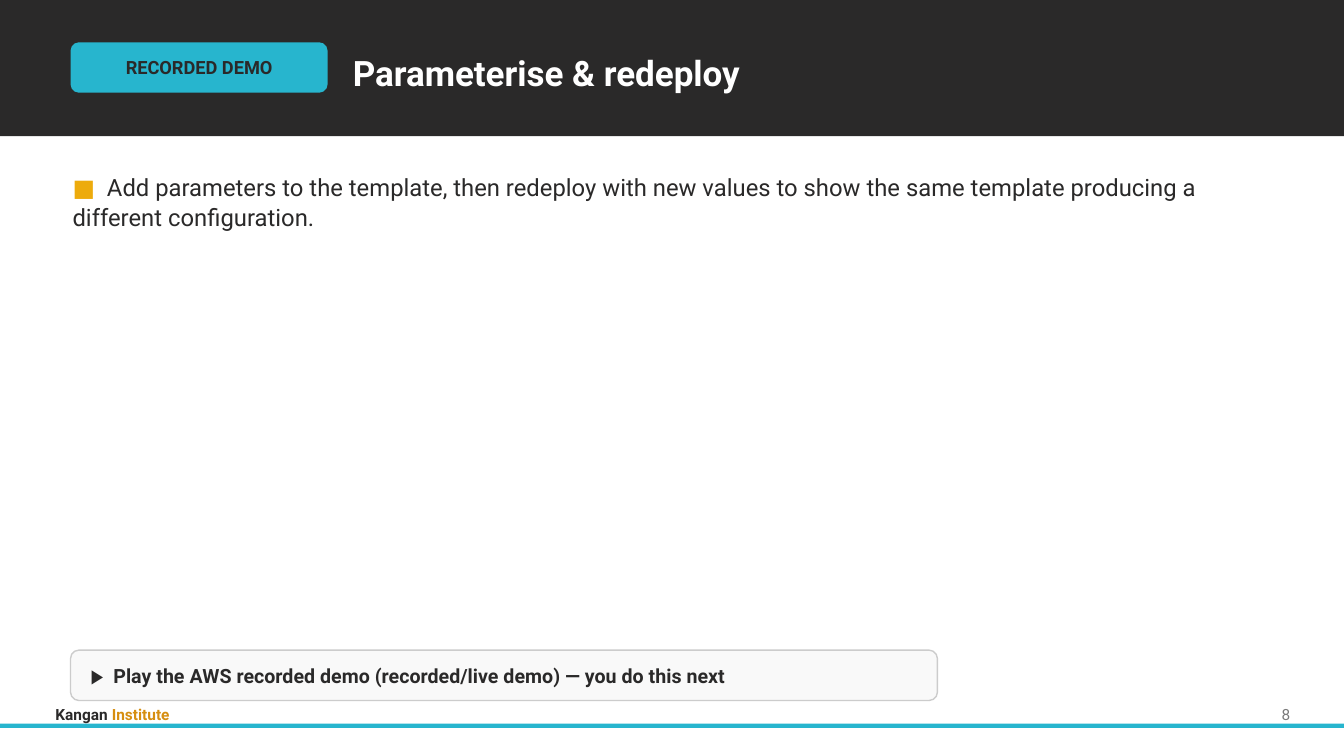
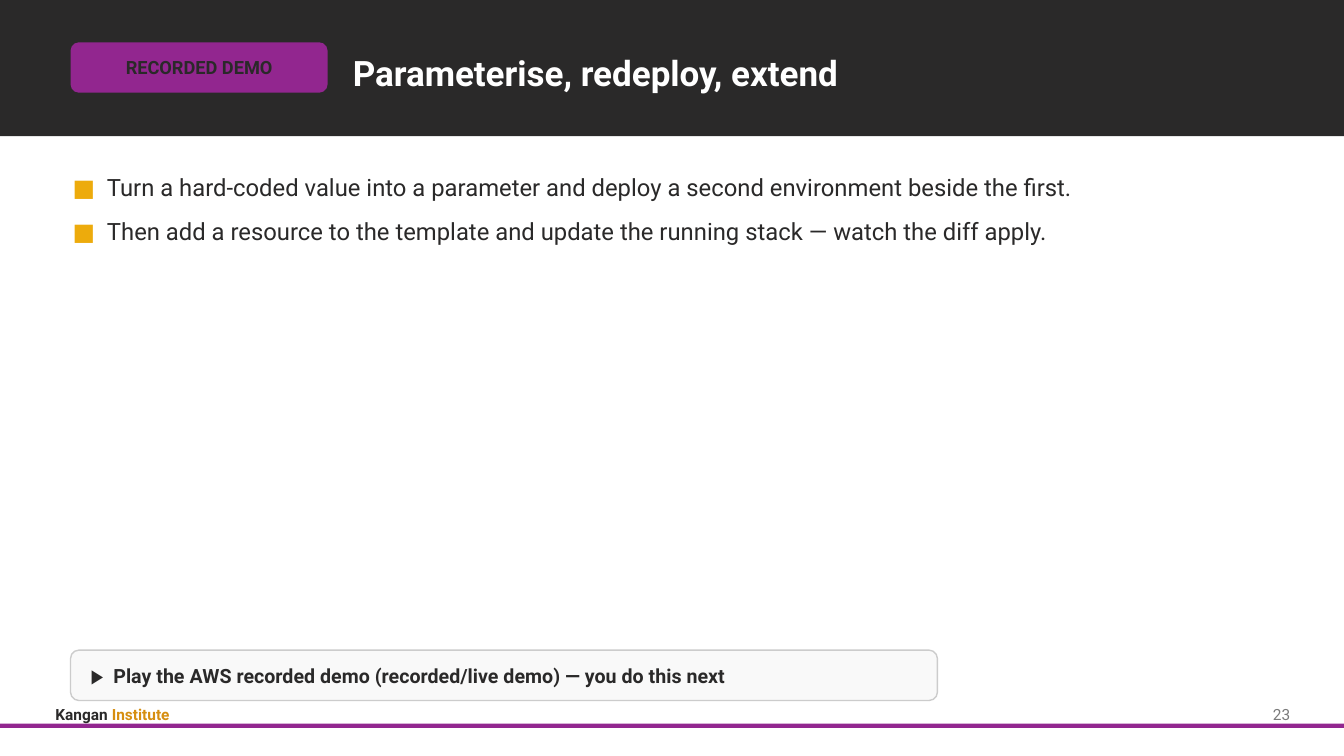
Before and after one commit to Digital-Initiatives-Kangan-Institute/diploma-cloud-cyber-content-s1, a slide deck: slide 29 of S1-CL2-Cloud-Disaster-Recovery/delivery/topic_07/Topic_07_Slides.pptx (slide 11 before the commit). Drawn at 1344x756 pixels with LibreOffice and Linux fonts; fonts in the diff are those of the drawing. Boxes give left, top, right and bottom in pixels: in the first picture for what was removed or moved away, otherwise in the second. Text is boxed around its words. In the diff, an @@ line names an element or a change of style, - is before the commit and + after.

```diff
--- a/S1-CL2-Cloud-Disaster-Recovery/delivery/topic_07/Topic_07_Slides.pptx
+++ b/S1-CL2-Cloud-Disaster-Recovery/delivery/topic_07/Topic_07_Slides.pptx
@@ rounded rectangle "RECORDED DEMO" at (71, 42, 328, 93): fill #27B5CE to #92268F @@
@@ text at (353, 59, 838, 94): text changed @@
-Parameterise & redeploy
+Parameterise, redeploy, extend
@@ text at (107, 178, 1072, 245): text changed @@
-■ Add parameters to the template, then redeploy with new values to show the same template producing a different configuration.
+■ Turn a hard-coded value into a parameter and deploy a second environment beside the first.
+■ Then add a resource to the template and update the running stack — watch the diff apply.
@@ text at (1273, 709, 1290, 725): text changed @@
-8
+23
@@ rectangle at (0, 724, 1344, 728): fill #27B5CE to #92268F @@
```
Also in this commit, not shown: 14 other slides changed, 17 slides added, 2 slides removed, 36 other files.
